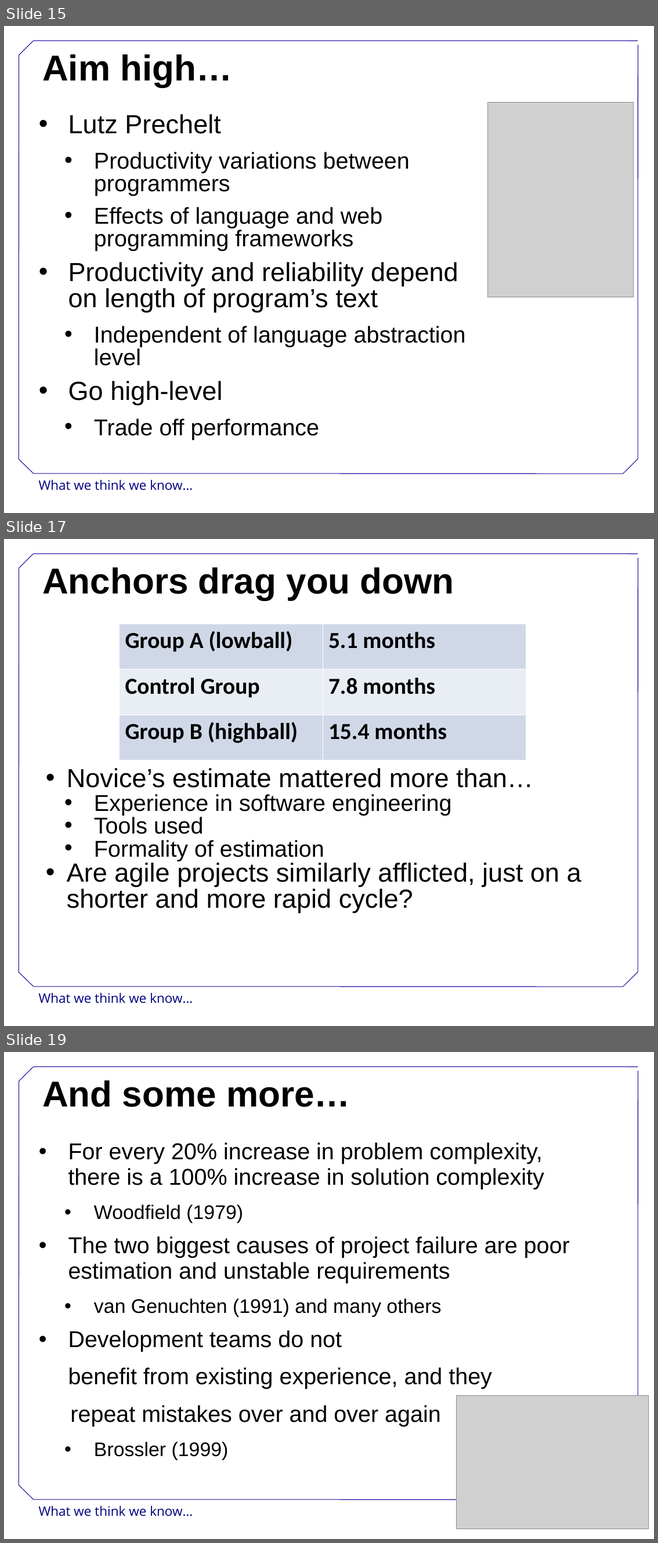
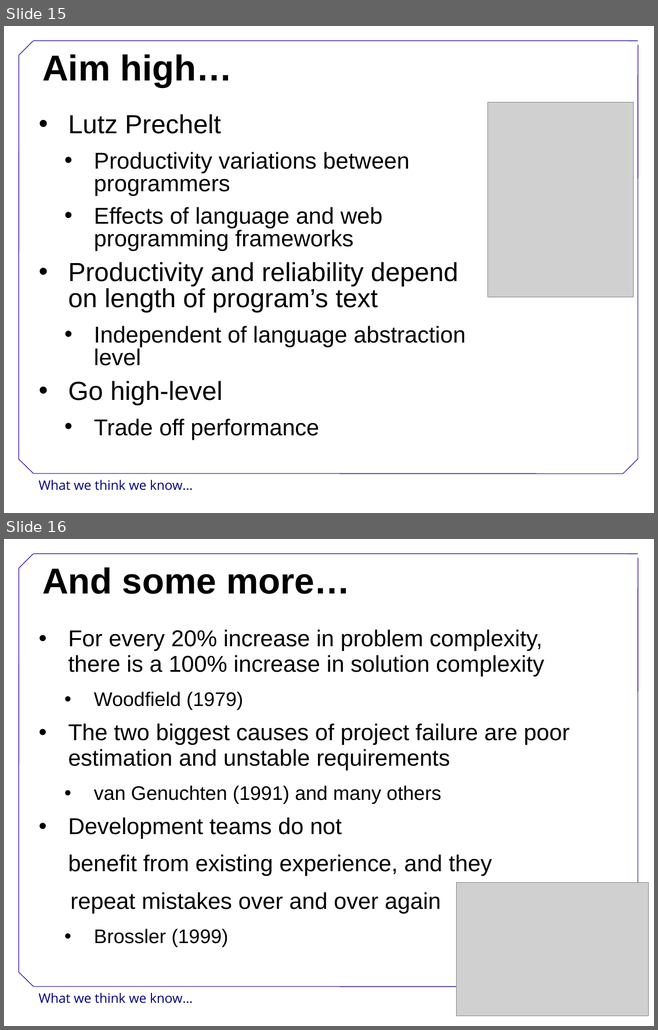
Before and after one commit to swcarpentry/DEPRECATED-boot-camps, a slide deck: WhatWeKnow.ppt. Shown one above the other, each under a label of ours: slides 15, 17 and 19 before the commit, slides 15 and 16 after it; the slides between them are not shown. The pictures are 658x1543 and 658x1030 pixels, drawn with LibreOffice and Linux fonts; fonts in the diff are those of the drawing; grey boxes stand for pictures; background and template pictures are left out. Boxes give left, top, right and bottom in pixels: in the first picture for what was removed or moved away, otherwise in the second. Text is boxed around its words. In the diff, an @@ line names an element or a change of style, - is before the commit and + after.

```diff
--- a/WhatWeKnow.ppt
+++ b/WhatWeKnow.ppt
@@ slide 17 removed at bbox=[4, 539, 654, 1026], background #FFFFFF; not listed: 9 template elements that a slide beside it also shows @@
@@ title removed at bbox=[42, 567, 454, 600] @@
-Anchors drag you down
@@ table removed at bbox=[119, 624, 525, 761], 3 rows, 2 columns @@
-Group A (lowball) | 5.1 months
-Control Group | 7.8 months
-Group B (highball) | 15.4 months
@@ text removed at bbox=[67, 768, 581, 913] @@
-• Novice’s estimate mattered more than…
-  • Experience in software engineering
-  • Tools used
-  • Formality of estimation
-• Are agile projects similarly afflicted, just on a shorter and more rapid cycle?
@@ what was slide 19 is now slide 16 @@
```
Also in this commit, not shown: 3 other slides removed, 4 other files.
